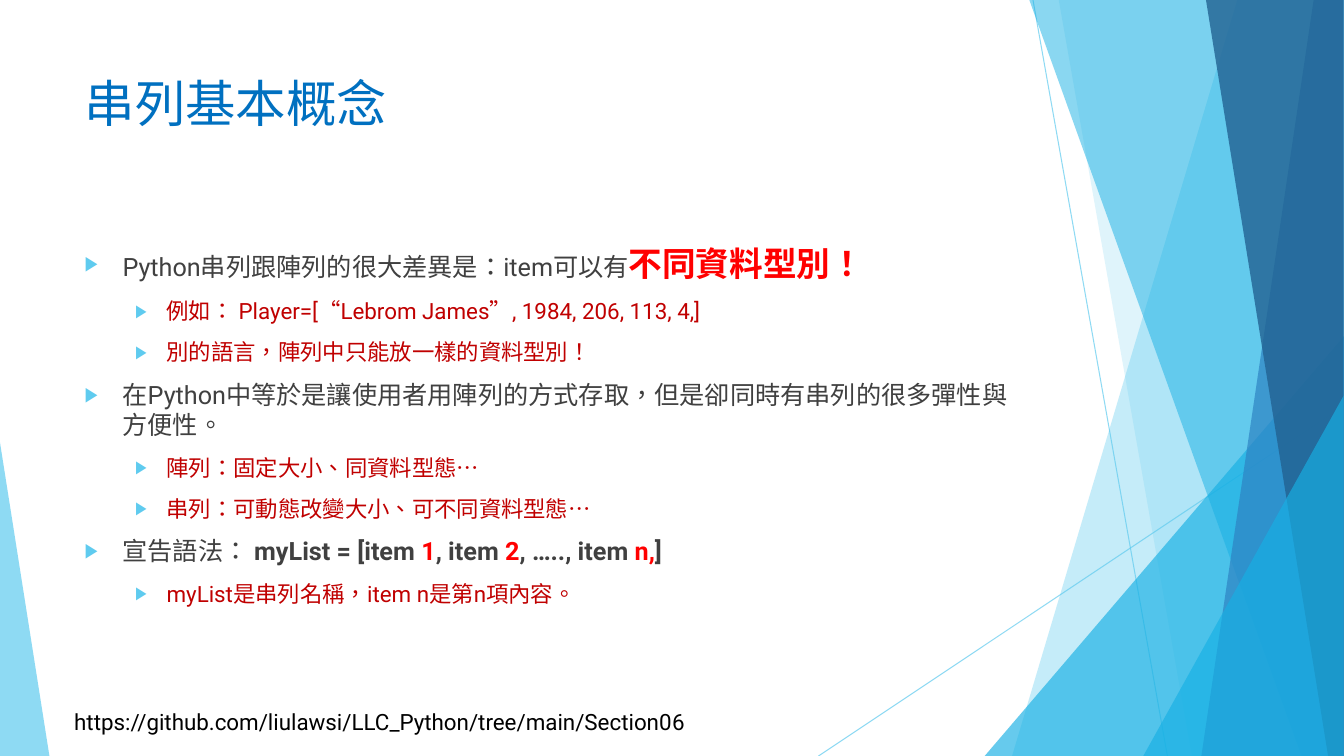
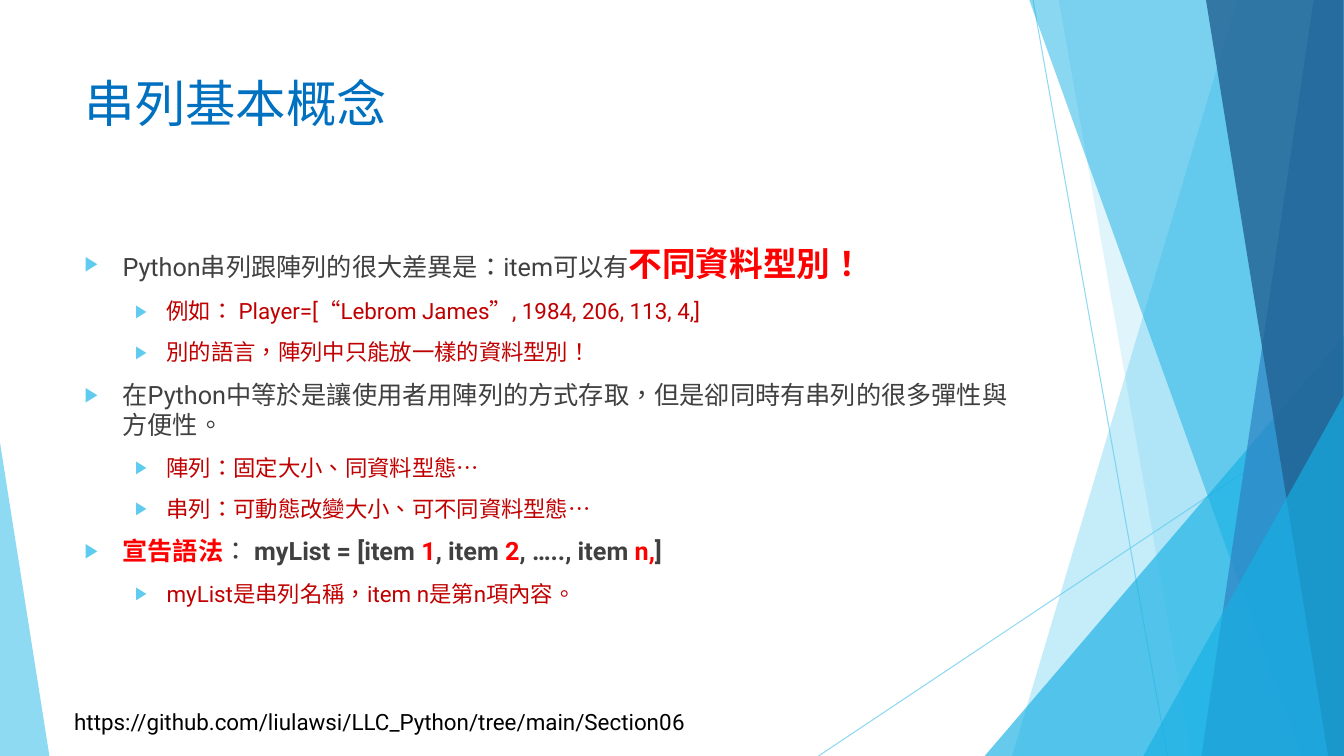
Before and after one commit to liulawsi/My_PPTs, a slide deck: slide 5 of LCC/Python/06_串列(List)一定要認識.pptx. Drawn at 1344x756 pixels with LibreOffice and Linux fonts; fonts in the diff are those of the drawing; background and template pictures are left out. Boxes give left, top, right and bottom in pixels: in the first picture for what was removed or moved away, otherwise in the second. Text is boxed around its words. In the diff, an @@ line names an element or a change of style, - is before the commit and + after.

```diff
--- a/LCC/Python/06_串列(List)一定要認識.pptx
+++ b/LCC/Python/06_串列(List)一定要認識.pptx
@@ text at (123,538,662,566): text colour #404040 to #FF0000, bold on in "宣告語法：" @@
```
Also in this commit, not shown: 16 other slides changed, 20 slides added, 1 other file.
